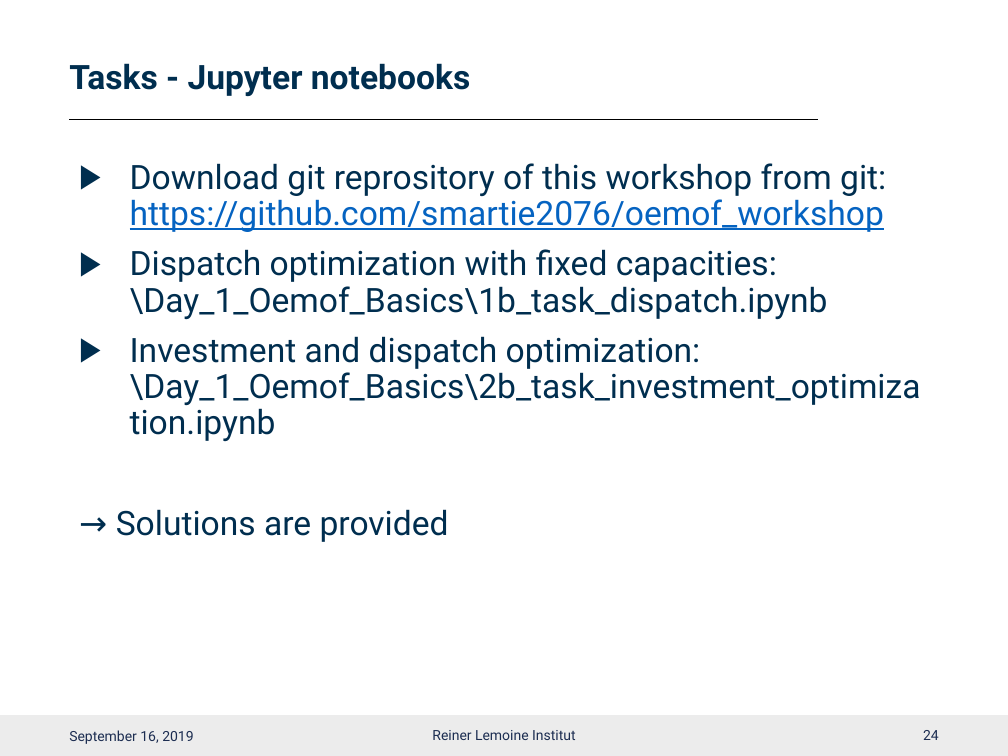
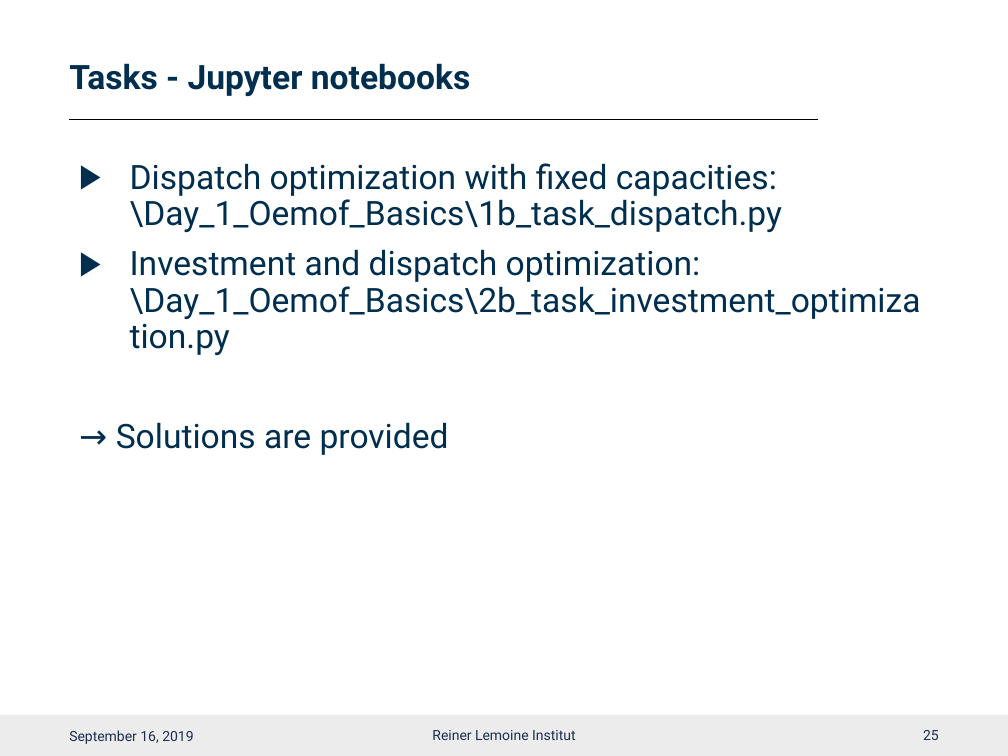
Before and after one commit to smartie2076/oemof_workshop, a slide deck: slide 26 of Oemof_Workshop_03_Basics.pptx (slide 25 before the commit). Drawn at 1008x756 pixels with LibreOffice and Linux fonts; fonts in the diff are those of the drawing; background and template pictures are left out. Boxes give left, top, right and bottom in pixels: in the first picture for what was removed or moved away, otherwise in the second. Text is boxed around its words. In the diff, an @@ line names an element or a change of style, - is before the commit and + after.

```diff
--- a/Oemof_Workshop_03_Basics.pptx
+++ b/Oemof_Workshop_03_Basics.pptx
@@ text at <box>130,163,921,355</box>: text changed @@
-▶ Download git reprository of this workshop from git: https://github.com/smartie2076/oemof_workshop
-▶ Dispatch optimization with fixed capacities: \Day_1_Oemof_Basics\1b_task_dispatch.ipynb
-▶ Investment and dispatch optimization: \Day_1_Oemof_Basics\2b_task_investment_optimization.ipynb
+▶ Dispatch optimization with fixed capacities: \Day_1_Oemof_Basics\1b_task_dispatch.py
+▶ Investment and dispatch optimization: \Day_1_Oemof_Basics\2b_task_investment_optimization.py
@@ page number at <box>923,730,939,740</box>: text changed @@
-24
+25
```
Also in this commit, not shown: 2 other slides changed, 1 slide added, 8 other files.
